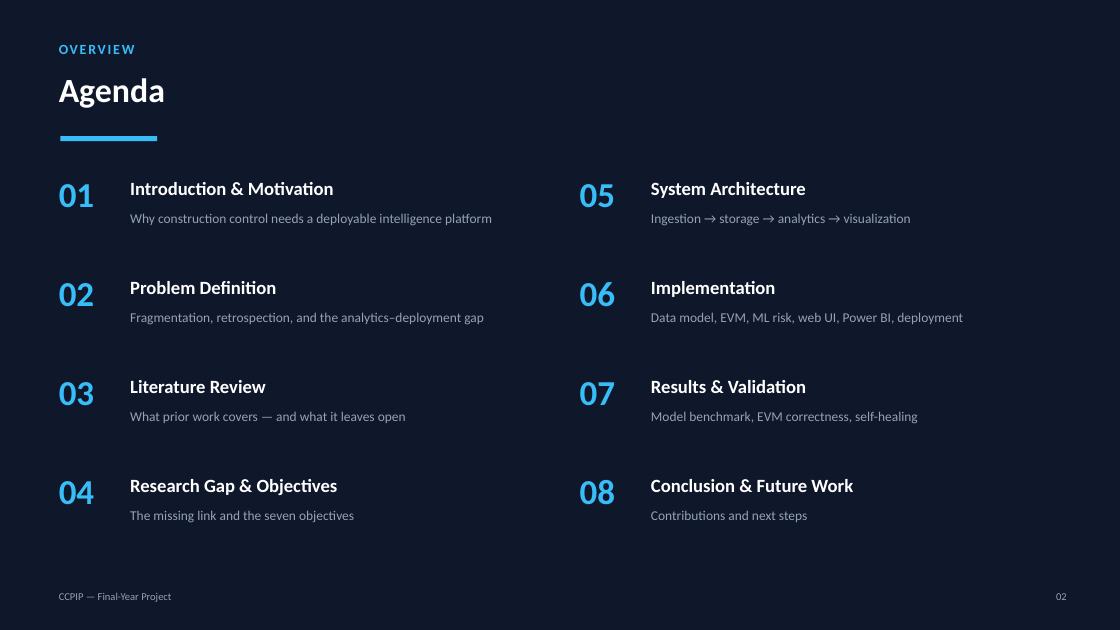
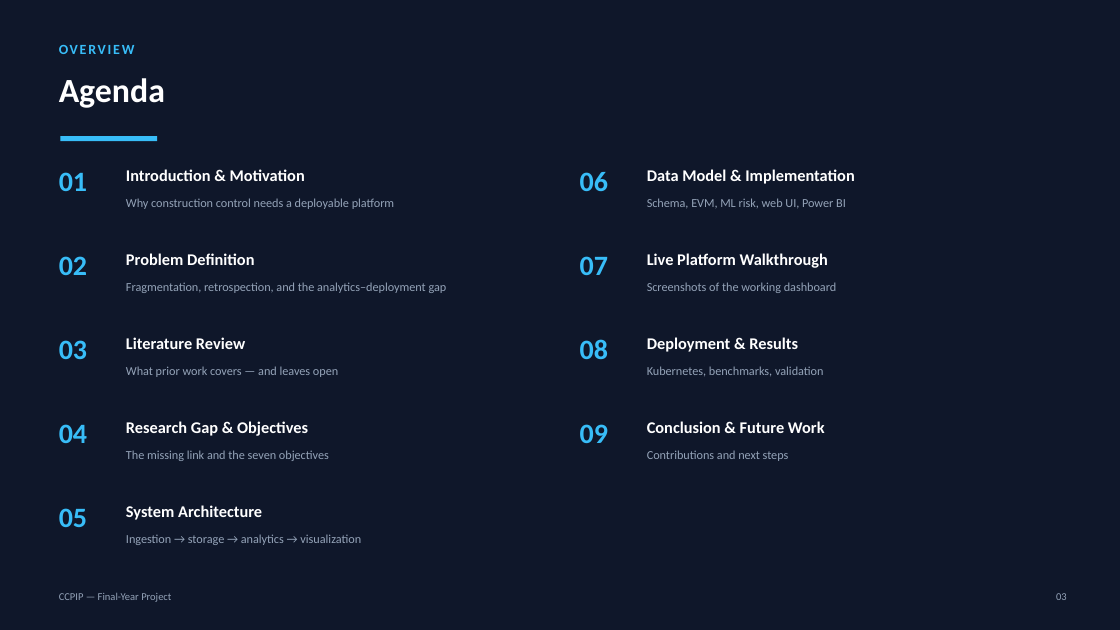
Before and after one commit to castial004/Cloud-Native-Construction-Project-Intelligence-Platform, a slide deck: slide 3 of project-final.pptx (slide 2 before the commit). Drawn at 1120x630 pixels with LibreOffice and Linux fonts; fonts in the diff are those of the drawing. Boxes give left, top, right and bottom in pixels: in the first picture for what was removed or moved away, otherwise in the second. Text is boxed around its words. In the diff, an @@ line names an element or a change of style, - is before the commit and + after.

Commit message:
feat(deck): add team details + live platform screenshots, expand to 27 slides
- Add all team members with roll numbers on title + a dedicated team slide
  (Hasnain Makada 26MML0031, Sahil Mall 26MML0049, Aryan Kishor Sao 26MML0046)
- Capture real dashboard screenshots (docs/screenshots/) and add four
  walkthrough slides: Overview, Cost & Schedule, Delay-Risk & Activities,
  Data & Actions
- Expand deck to 27 detailed slides (added Technology Stack, Validated
  Ingestion, Model Selection detail, Why-It-Matters, Validation,
  Reproducibility slides)
- build_deck.py embeds screenshots with 16:10 aspect preservation
- docs/screenshots/README.md documents how to regenerate captures
- gitignore LibreOffice lock files

```diff
--- a/project-final.pptx
+++ b/project-final.pptx
@@ text "01": place and size @@
-text "01" at box(59, 184, 94, 208)
+text "01" at box(59, 172, 87, 191)
@@ text "Introduction & Motivation": place and size @@
-text "Introduction & Motivation" at box(130, 182, 334, 195)
+text "Introduction & Motivation" at box(126, 169, 305, 181)
@@ text "06": place and size @@
-text "06" at box(580, 282, 615, 307)
+text "06" at box(580, 172, 608, 191)
@@ text at box(647, 169, 854, 184): text changed; size 16 to 14 pt @@
-Implementation
+Data Model & Implementation
@@ text at box(126, 198, 395, 209): text changed; size 11.5 to 10.5 pt @@
-Why construction control needs a deployable intelligence platform
+Why construction control needs a deployable platform
@@ text at box(647, 198, 846, 208): text changed; size 11.5 to 10.5 pt @@
-Data model, EVM, ML risk, web UI, Power BI, deployment
+Schema, EVM, ML risk, web UI, Power BI
@@ text "02": place and size @@
-text "02" at box(59, 283, 94, 307)
+text "02" at box(59, 256, 87, 275)
@@ text "Problem Definition": place and size @@
-text "Problem Definition" at box(130, 281, 277, 294)
+text "Problem Definition" at box(126, 253, 254, 265)
@@ text "07": place and size @@
-text "07" at box(580, 382, 615, 406)
+text "07" at box(580, 256, 608, 275)
@@ text added at box(647, 253, 828, 268), 14 pt, text #FFFFFF, bold @@
+Live Platform Walkthrough
@@ text "Fragmentation, retrospection, and the analytics–deployment ...": place and size @@
-text "Fragmentation, retrospection, and the analytics–deployment ..." at box(130, 312, 484, 324)
+text "Fragmentation, retrospection, and the analytics–deployment ..." at box(126, 282, 447, 293)
@@ text added at box(647, 282, 837, 293), 10.5 pt, text #94A3B8 @@
+Screenshots of the working dashboard
@@ text "03": place and size @@
-text "03" at box(59, 382, 94, 406)
+text "03" at box(59, 340, 87, 359)
@@ text "Literature Review": place and size @@
-text "Literature Review" at box(130, 380, 266, 393)
+text "Literature Review" at box(126, 337, 245, 349)
@@ text "08": place and size @@
-text "08" at box(580, 480, 615, 505)
+text "08" at box(580, 339, 608, 359)
@@ text at box(647, 337, 798, 352): text changed; size 16 to 14 pt @@
-Results & Validation
+Deployment & Results
@@ text at box(126, 366, 338, 377): text changed; size 11.5 to 10.5 pt @@
-What prior work covers — and what it leaves open
+What prior work covers — and leaves open
@@ text added at box(647, 366, 823, 376), 10.5 pt, text #94A3B8 @@
+Kubernetes, benchmarks, validation
@@ text "04": place and size @@
-text "04" at box(59, 481, 94, 505)
+text "04" at box(59, 424, 87, 443)
@@ text "Research Gap & Objectives": place and size @@
-text "Research Gap & Objectives" at box(130, 479, 338, 495)
+text "Research Gap & Objectives" at box(126, 421, 308, 436)
@@ size 16 to 14 pt in 6 elements at box(126, 169, 305, 181), box(126, 253, 254, 265), box(126, 337, 245, 349), box(126, 421, 308, 436), box(126, 505, 262, 520), box(647, 421, 825, 433) @@
@@ text "Conclusion & Future Work": place and size @@
-text "Conclusion & Future Work" at box(651, 479, 853, 492)
+text "Conclusion & Future Work" at box(647, 421, 825, 433)
@@ text removed at box(651, 411, 918, 423) @@
-Model benchmark, EVM correctness, self-healing
@@ text "The missing link and the ...": place and size @@
-text "The missing link and the ..." at box(130, 510, 354, 522)
+text "The missing link and the ..." at box(126, 450, 329, 461)
@@ text added at box(580, 424, 608, 443), 24 pt, text #38BDF8, bold @@
+09
@@ size 11.5 to 10.5 pt in 4 elements at box(126, 282, 447, 293), box(126, 450, 329, 461), box(126, 534, 361, 545), box(647, 450, 789, 461) @@
@@ text "Contributions and next steps": place and size @@
-text "Contributions and next steps" at box(651, 511, 807, 522)
+text "Contributions and next steps" at box(647, 450, 789, 461)
@@ size 30 to 24 pt in 8 elements at box(59, 172, 87, 191), box(59, 256, 87, 275), box(59, 340, 87, 359), box(59, 424, 87, 443), box(580, 172, 608, 191), box(580, 256, 608, 275), box(580, 339, 608, 359), box(59, 508, 87, 527) @@
@@ text "05": place and size @@
-text "05" at box(580, 184, 615, 208)
+text "05" at box(59, 508, 87, 527)
@@ text "System Architecture": place and size @@
-text "System Architecture" at box(651, 182, 806, 198)
+text "System Architecture" at box(126, 505, 262, 520)
@@ text "Ingestion → storage → analytics ...": place and size @@
-text "Ingestion → storage → analytics ..." at box(651, 214, 911, 225)
+text "Ingestion → storage → analytics ..." at box(126, 534, 361, 545)
```
Also in this commit, not shown: 15 other slides changed, 11 slides added, 2 slides removed, 10 other files.
